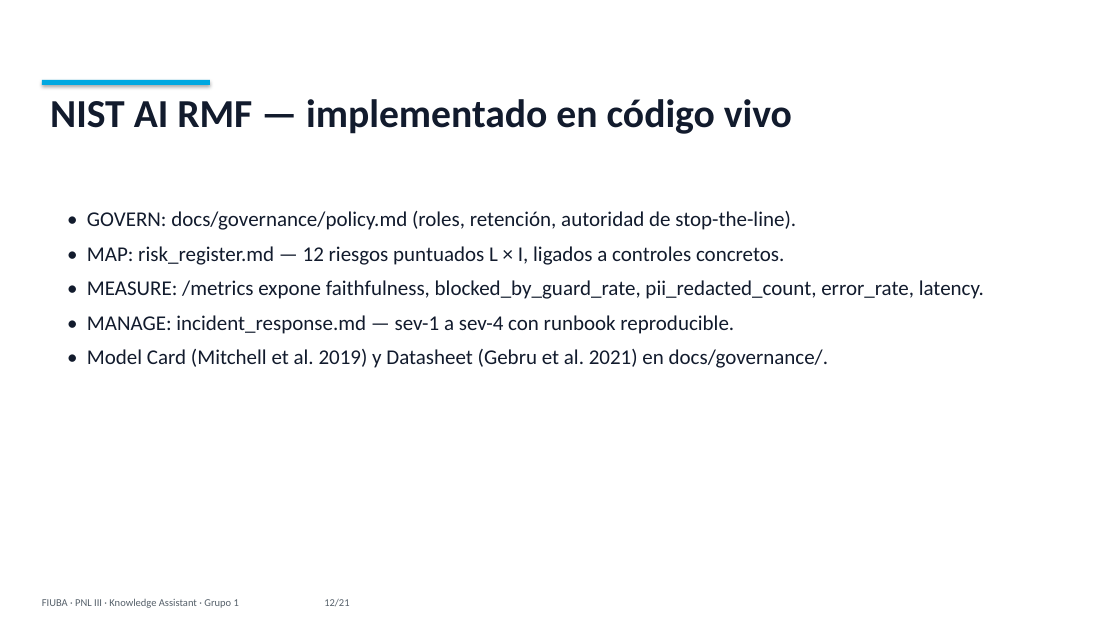
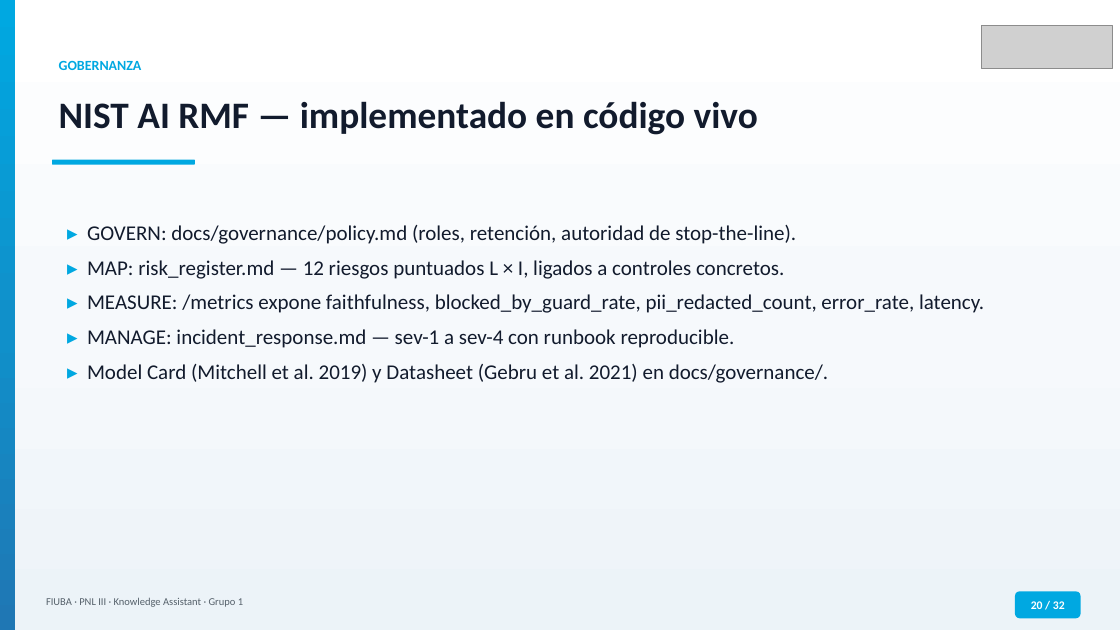
Before and after one commit to MLsound/multi-domain-assistant, a slide deck: slide 20 of docs/presentation_FIUBA.pptx (slide 12 before the commit). Drawn at 1120x630 pixels with LibreOffice and Linux fonts; fonts in the diff are those of the drawing; grey boxes stand for pictures. Boxes give left, top, right and bottom in pixels: in the first picture for what was removed or moved away, otherwise in the second. Text is boxed around its words. In the diff, an @@ line names an element or a change of style, - is before the commit and + after.

Commit message:
docs: Update docs/presentation_FIUBA.pptx
This commit updates the slide deck (content/formatting revisions) and does not affect source code.

```diff
--- a/docs/presentation_FIUBA.pptx
+++ b/docs/presentation_FIUBA.pptx
@@ rectangle added at (0,0,1120,630), fill gradient #FFFFFF to #F6F9FC to #ECF3F8 @@
@@ rectangle added at (0,0,15,630), fill gradient #00A8E1 to #1090CA to #1F77B4 @@
@@ picture added at (981,25,1112,69) @@
@@ rectangle removed at (42,80,210,85) @@
@@ text "NIST AI RMF — implementado ...": place and size @@
-text "NIST AI RMF — implementado ..." at (50,99,792,134)
+text "NIST AI RMF — implementado ..." at (59,101,758,135)
@@ text "NIST AI RMF — implementado ..." at (59,101,758,135): size 34 to 32 pt @@
@@ text added at (59,60,142,70), 12 pt, text #00A8E1, bold @@
+GOBERNANZA
@@ rounded rectangle added at (52,160,195,165), fill #00A8E1 @@
@@ text at (87,225,984,383): text changed @@
-• GOVERN: docs/governance/policy.md (roles, retención, autoridad de stop-the-line).
-• MAP: risk_register.md — 12 riesgos puntuados L × I, ligados a controles concretos.
-• MEASURE: /metrics expone faithfulness, blocked_by_guard_rate, pii_redacted_count, error_rate, latency.
-• MANAGE: incident_response.md — sev-1 a sev-4 con runbook reproducible.
-• Model Card (Mitchell et al. 2019) y Datasheet (Gebru et al. 2021) en docs/governance/.
+▸ GOVERN: docs/governance/policy.md (roles, retención, autoridad de stop-the-line).
+▸ MAP: risk_register.md — 12 riesgos puntuados L × I, ligados a controles concretos.
+▸ MEASURE: /metrics expone faithfulness, blocked_by_guard_rate, pii_redacted_count, error_rate, latency.
+▸ MANAGE: incident_response.md — sev-1 a sev-4 con runbook reproducible.
+▸ Model Card (Mitchell et al. 2019) y Datasheet (Gebru et al. 2021) en docs/governance/.
@@ text at (46,598,243,607): text changed @@
-FIUBA · PNL III · Knowledge Assistant · Grupo 1 12/21
+FIUBA · PNL III · Knowledge Assistant · Grupo 1
@@ rounded rectangle added at (1015,592,1081,618), fill #00A8E1, 10 pt, text #FFFFFF, bold @@
+20 / 32
```
Also in this commit, not shown: 19 other slides changed, 12 slides added, 1 slide removed.
